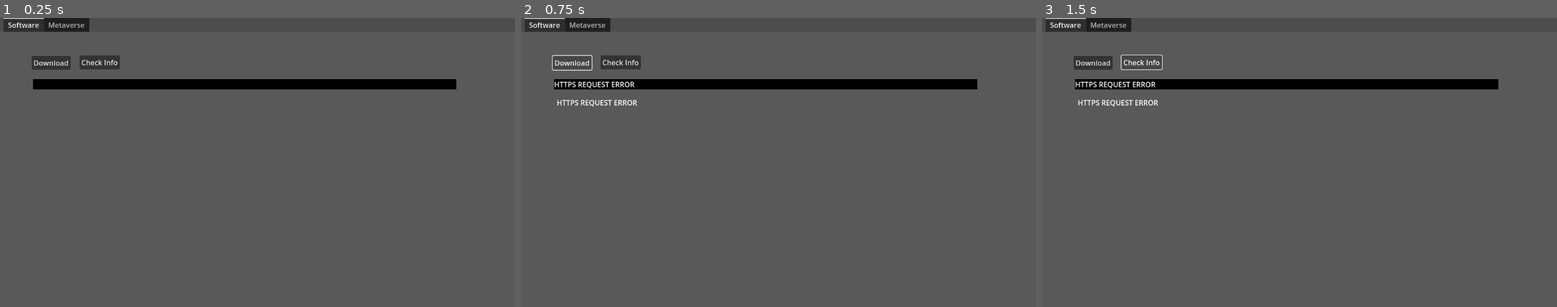
Above: before the commit, frames 1-3 (left to right).
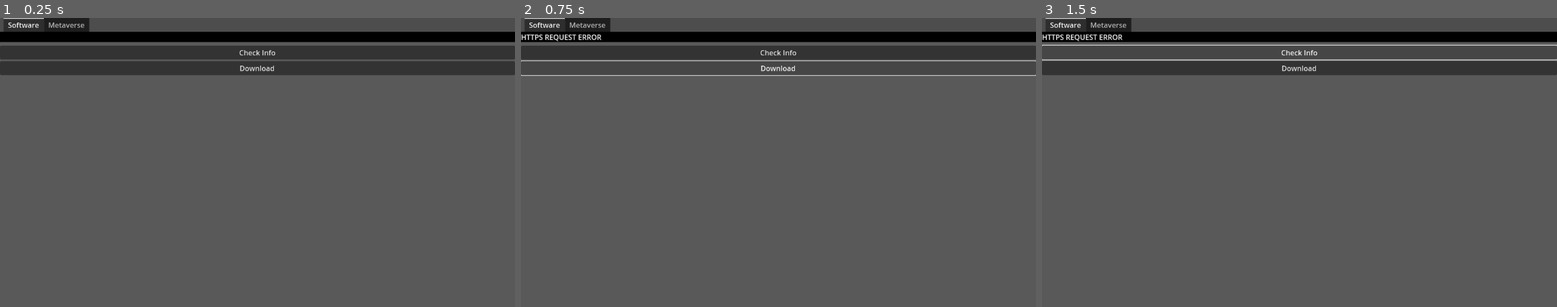
Above: after the commit, the same moments.

Repository: mapod4d/mapod4d_launcherm_c2
Game: Godot game, scene res://downloader.tscn
Two runs of this game, one before a commit and one after it. Both use one fixed random seed, a clock stepped at 60 frames per second and the inputs below.
Inputs:
- Up to frame 1 (0.25 s): no input
- Up to frame 2 (0.75 s): click "Download" at 0.5 s
- Up to frame 3 (1.5 s): click "Check Info" at 1.25 s

The runs differ from the first frame. In frame 1, 16% of the frame differs, in the area x 0-100%, y 4-25%; in frame 2, 12%; in frame 3, 12%.

Commit message:
new layout

Diff:
--- a/downloader.tscn
+++ b/downloader.tscn
@@ -38,38 +38,33 @@
 theme_override_styles/panel = SubResource("StyleBoxFlat_24f7s")
 script = ExtResource("2_bhfjb")
 
-[node name="Download" type="Button" parent="TabContainer/Software"]
-layout_mode = 0
-offset_left = 71.0
-offset_top = 54.0
-offset_right = 158.0
-offset_bottom = 85.0
-text = "Download"
+[node name="MarginContainer" type="MarginContainer" parent="TabContainer/Software"]
+layout_mode = 1
+anchors_preset = 15
+anchor_right = 1.0
+anchor_bottom = 1.0
+grow_horizontal = 2
+grow_vertical = 2
 
-[node name="CheckInfo" type="Button" parent="TabContainer/Software"]
-layout_mode = 0
-offset_left = 178.0
-offset_top = 53.0
-offset_right = 268.0
-offset_bottom = 84.0
-text = "Check Info"
+[node name="VBoxContainer" type="VBoxContainer" parent="TabContainer/Software/MarginContainer"]
+layout_mode = 2
 
-[node name="Info" type="Label" parent="TabContainer/Software"]
-layout_mode = 0
-offset_left = 74.0
-offset_top = 106.0
-offset_right = 1021.0
-offset_bottom = 129.0
+[node name="Info" type="Label" parent="TabContainer/Software/MarginContainer/VBoxContainer"]
+layout_mode = 2
 theme_override_colors/font_color = Color(0.909804, 0.909804, 0.909804, 1)
 theme_override_colors/font_shadow_color = Color(0.180392, 0.180392, 0.180392, 1)
 theme_override_styles/normal = SubResource("StyleBoxFlat_tvb7f")
 
-[node name="Info1" type="RichTextLabel" parent="TabContainer/Software"]
-layout_mode = 0
-offset_left = 80.0
-offset_top = 147.0
-offset_right = 1015.0
-offset_bottom = 208.0
+[node name="Info1" type="RichTextLabel" parent="TabContainer/Software/MarginContainer/VBoxContainer"]
+layout_mode = 2
+
+[node name="CheckInfo" type="Button" parent="TabContainer/Software/MarginContainer/VBoxContainer"]
+layout_mode = 2
+text = "Check Info"
+
+[node name="Download" type="Button" parent="TabContainer/Software/MarginContainer/VBoxContainer"]
+layout_mode = 2
+text = "Download"
 
 [node name="Metaverse" type="Panel" parent="TabContainer"]
 visible = false
@@ -119,6 +114,6 @@
 
 [node name="HTTPMTRequestDownload" type="HTTPRequest" parent="."]
 
-[connection signal="pressed" from="TabContainer/Software/Download" to="TabContainer/Software" method="_on_download_pressed"]
-[connection signal="pressed" from="TabContainer/Software/CheckInfo" to="TabContainer/Software" method="_on_check_info_pressed"]
+[connection signal="pressed" from="TabContainer/Software/MarginContainer/VBoxContainer/CheckInfo" to="TabContainer/Software" method="_on_check_info_pressed"]
+[connection signal="pressed" from="TabContainer/Software/MarginContainer/VBoxContainer/Download" to="TabContainer/Software" method="_on_download_pressed"]
 [connection signal="pressed" from="TabContainer/Metaverse/Download" to="TabContainer/Metaverse" method="_on_download_pressed"]
--- a/project.godot
+++ b/project.godot
@@ -10,7 +10,7 @@
 
 [application]
 
-config/name="downloader"
+config/name="MAPOD4D Launcer M"
 run/main_scene="res://downloader.tscn"
 config/features=PackedStringArray("4.0", "Forward Plus")
 config/icon="res://icon.svg"
--- a/software.gd
+++ b/software.gd
@@ -29,8 +29,8 @@
 # ----- private variables
 
 # ----- onready variables
-@onready var info = $Info
-@onready var info1 = $Info1
+@onready var info = $MarginContainer/VBoxContainer/Info
+@onready var info1 = $MarginContainer/VBoxContainer/Info1
 
 # ----- optional built-in virtual _init method
 
Not shown, changed: .gitignore
